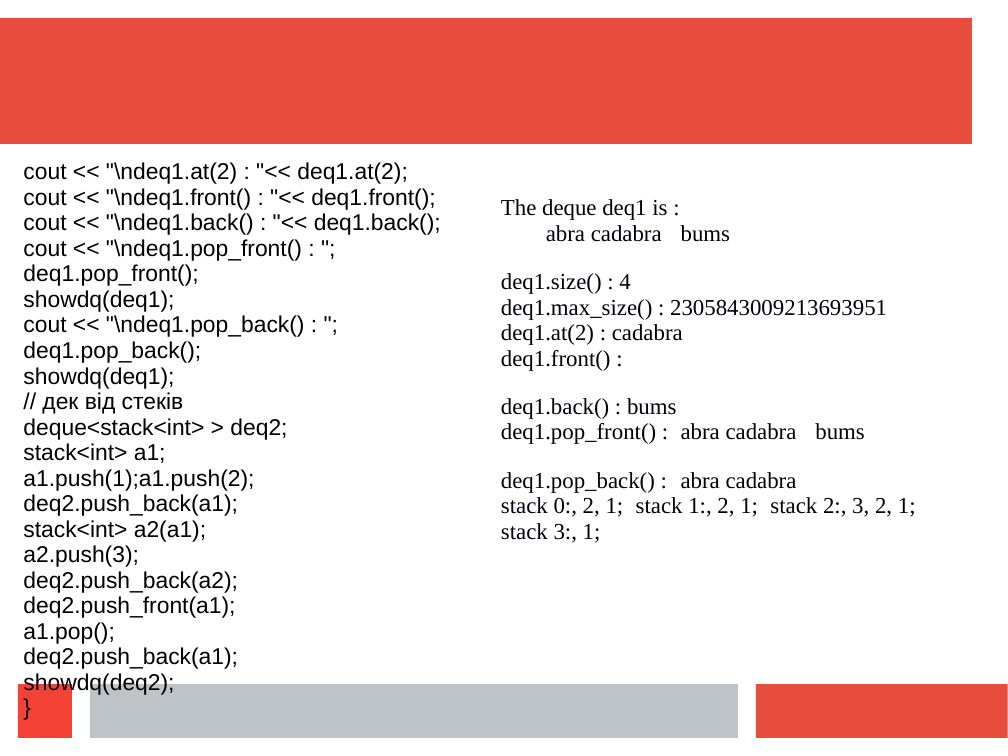
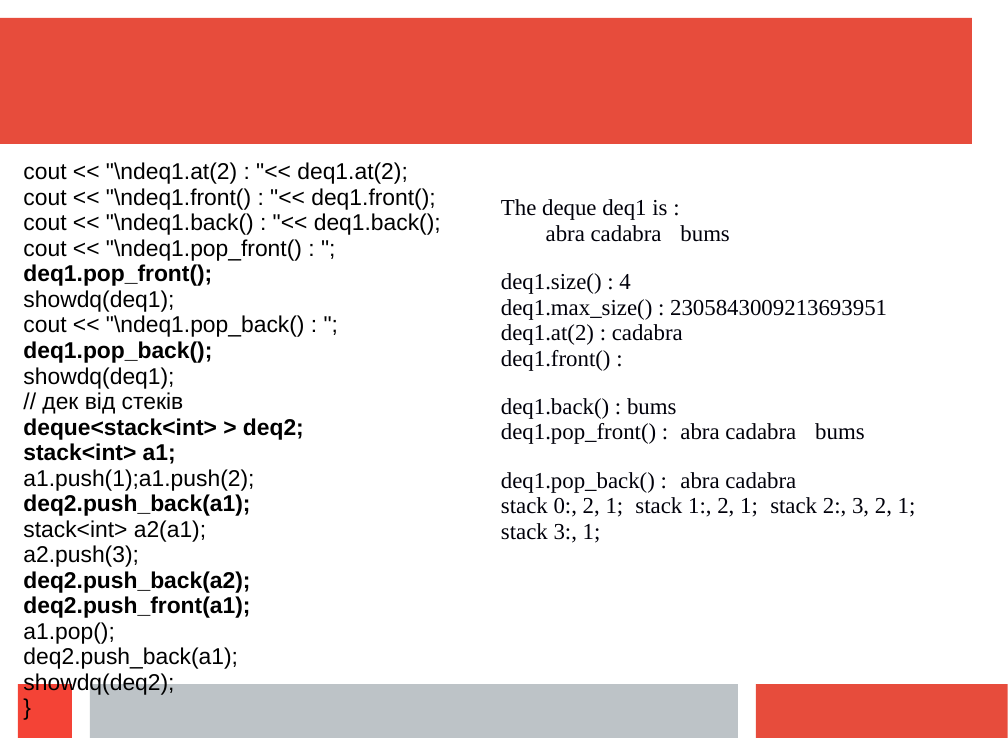
Before and after one commit to mecchmatProjects/CppCourse, a slide deck: slide 19 of Lect12/CppUkrTutor12_1.ppt. Drawn at 1008x756 pixels with LibreOffice and Linux fonts; fonts in the diff are those of the drawing. Boxes give left, top, right and bottom in pixels: in the first picture for what was removed or moved away, otherwise in the second. Text is boxed around its words. In the diff, an @@ line names an element or a change of style, - is before the commit and + after.

```diff
--- a/Lect12/CppUkrTutor12_1.ppt
+++ b/Lect12/CppUkrTutor12_1.ppt
@@ text "cout << "\ndeq1.at(2) : "<< ..." at box(23, 162, 441, 696): bold on in "deq1.pop_front();", "deq1.pop_back();", "deque<stack<int> > deq2;", "stack<int> a1;" and 3 more places @@
```
Also in this commit, not shown: 11 other slides changed, 4 other files.
